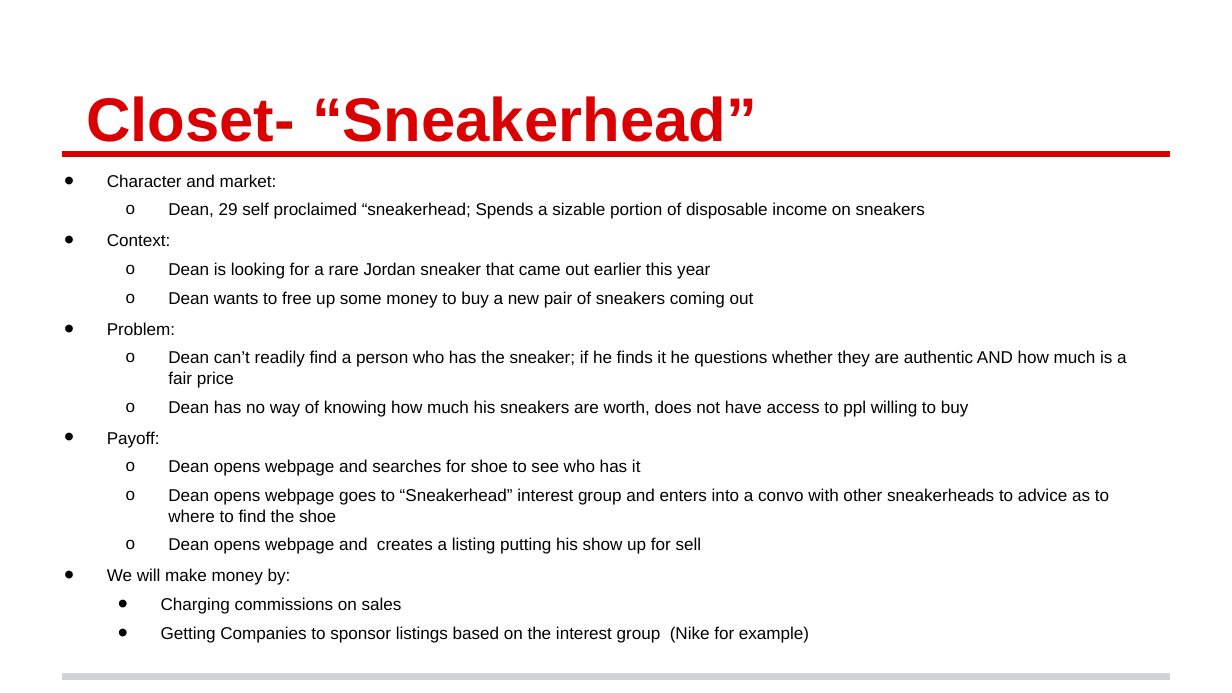
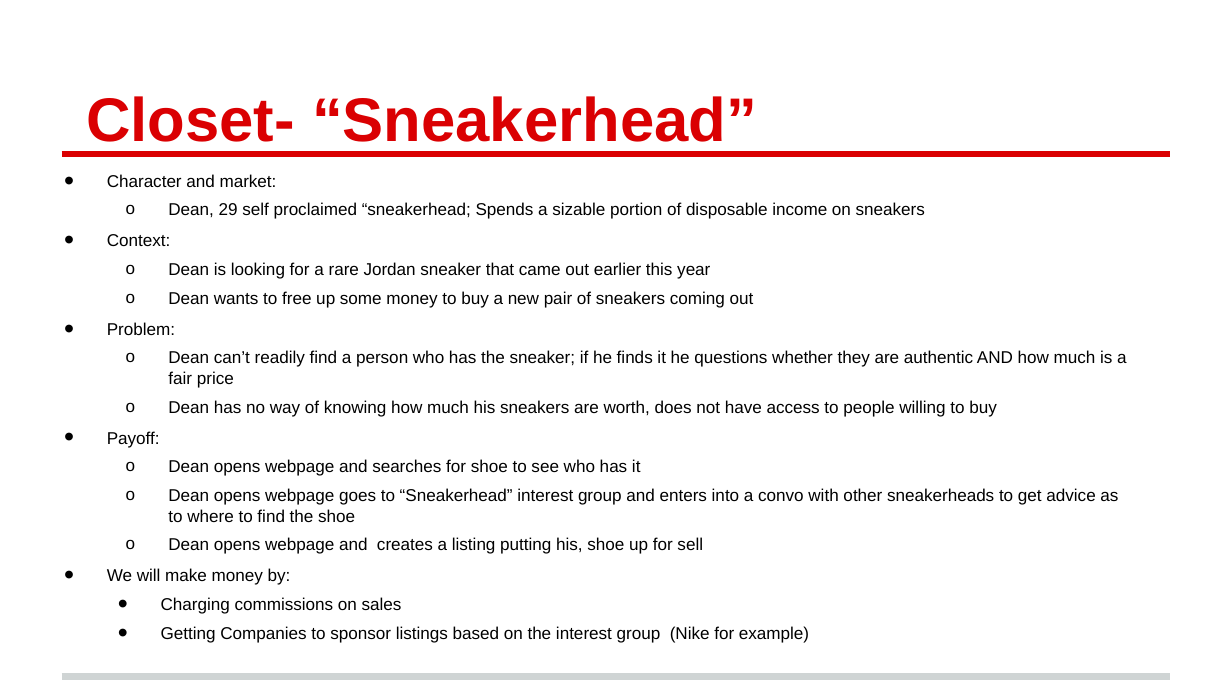
Before and after one commit to skorlir/closet, a slide deck: slide 4 of NUvention Web Scenario Assignment-Final.pptx. Drawn at 1232x693 pixels with LibreOffice and Linux fonts; fonts in the diff are those of the drawing. Boxes give left, top, right and bottom in pixels: in the first picture for what was removed or moved away, otherwise in the second. Text is boxed around its words. In the diff, an @@ line names an element or a change of style, - is before the commit and + after.

```diff
--- a/NUvention Web Scenario Assignment-Final.pptx
+++ b/NUvention Web Scenario Assignment-Final.pptx
@@ text at (168,400,997,417): text changed @@
-  o Dean has no way of knowing how much his sneakers are worth, does not have access to ppl willing to buy
+  o Dean has no way of knowing how much his sneakers are worth, does not have access to people willing to buy
@@ text at (168,488,1118,554): text changed @@
-  o Dean opens webpage goes to “Sneakerhead” interest group and enters into a convo with other sneakerheads to advice as to where to find the shoe
-  o Dean opens webpage and creates a listing putting his show up for sell
+  o Dean opens webpage goes to “Sneakerhead” interest group and enters into a convo with other sneakerheads to get advice as to where to find the shoe
+  o Dean opens webpage and creates a listing putting his, shoe up for sell
```
Also in this commit, not shown: 2 other slides changed.
